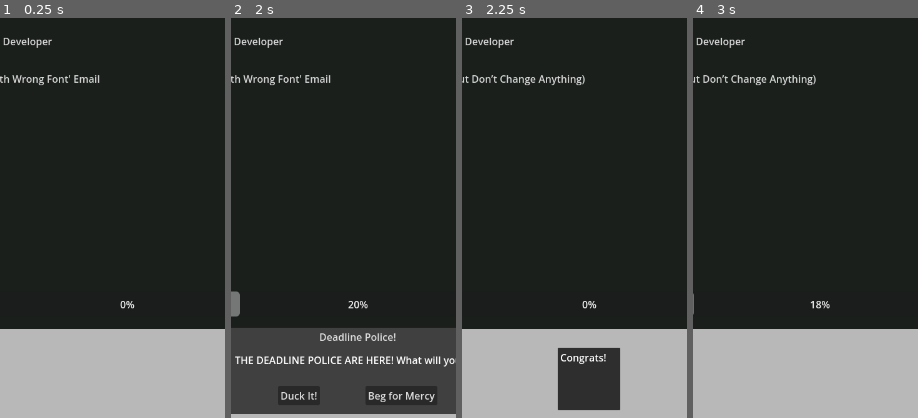
Above: before the commit, frames 1-4 (left to right).
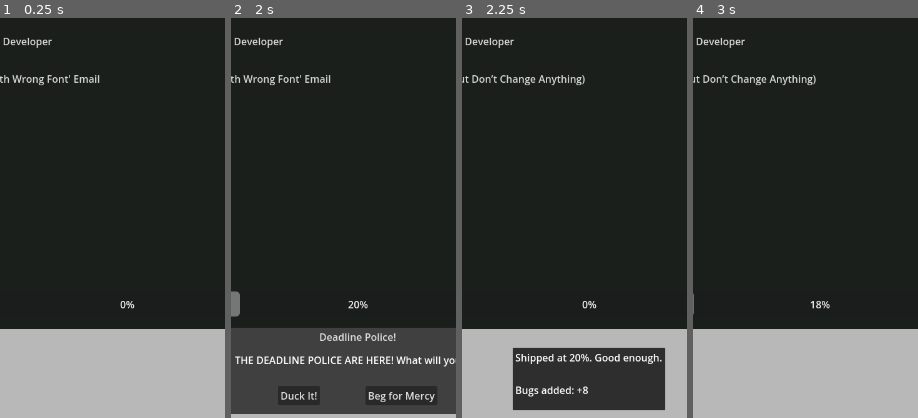
Above: after the commit, the same moments.

Repository: lmchoi/alt-f-this
Game: Godot game, scene res://scenes/game_ui.tscn
Same seed, same stepped clock (60 frames per second), same inputs: the game is played once before the commit and once after it.
Inputs:
- Up to frame 1 (0.25 s): no input
- Up to frame 2 (2 s): click "Work £100" at 0.5 s; click "Side Hustle £200" at 1.25 s
- Up to frame 3 (2.25 s): click "Duck It!" at 2 s
- Up to frame 4 (3 s): click "Work £100" at 2.75 s
The pictures show only the part of the screen within x 22-72%, y 5-55%; the shares and areas given below are measured in that part.

Frames 1-2 are identical in both runs. In frame 3, 6.5% of the frame differs, in the area x 22-91%, y 82-98%; in frame 4, nothing differs.

Commit message:
Show task completion message that is dependent on progress

Diff:
--- a/autoloads/game_manager.gd
+++ b/autoloads/game_manager.gd
@@ -6,7 +6,6 @@
 signal bugs_changed(amount)
 signal event_occurred(event_data)
 signal missed_deadline()
-signal work_completed()
 signal game_over(message)
 signal current_task_updated(task)
 
@@ -74,7 +73,7 @@
 func daily_updates():
 	if current_task.progress >= 100:
 		print("work completed")
-		work_completed.emit()
+		event_occurred.emit({"text": "Task complete! Nice work.", "money": 0, "ducks": 0})
 		current_task = TaskManager.get_random_task(day)
 
 	if current_task.due_day == day:
@@ -116,9 +115,17 @@
 	var bugs_to_add = (100 - progress) / 10.0
 	add_bugs(int(bugs_to_add))
 
+	# Show shipped message
+	var event_text = ""
+	if progress >= 100:
+		event_text = "Task complete! Nice work."
+	else:
+		event_text = "Shipped at %d%%. Good enough.\n\nBugs added: +%d" % [progress, int(bugs_to_add)]
+
+	event_occurred.emit({"text": event_text, "money": 0, "ducks": 0})
+
 	# Complete task
 	current_task.progress = 100
-	work_completed.emit()
 
 	# Get new task
 	current_task = TaskManager.get_random_task(day)
--- a/scenes/game_ui.gd
+++ b/scenes/game_ui.gd
@@ -21,7 +21,6 @@
 	GameManager.event_occurred.connect(_on_event_occurred)
 	GameManager.missed_deadline.connect(_on_deadline_due)
 	GameManager.next_day.connect(_on_next_day)
-	GameManager.work_completed.connect(_on_work_completed)
 	GameManager.game_over.connect(_on_game_over)
 	GameManager.current_task_updated.connect(_on_current_task_updated)
 
@@ -51,9 +50,6 @@
 	if event.text != "":
 		$EventPopup.show_event(event.text)
 
-func _on_work_completed():
-	$EventPopup.show_event("Congrats!")
-
 func _on_deadline_due():
 	$DeadlineDialog.popup()
 
